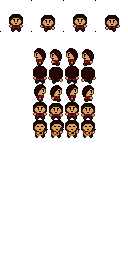
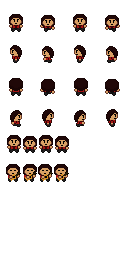
Comparing the layer stacks of the two 128px x 256px images. Changes:
renamed "grid-upper" to "grid-upper #1", painted on it over [0, 0, 120, 182]
